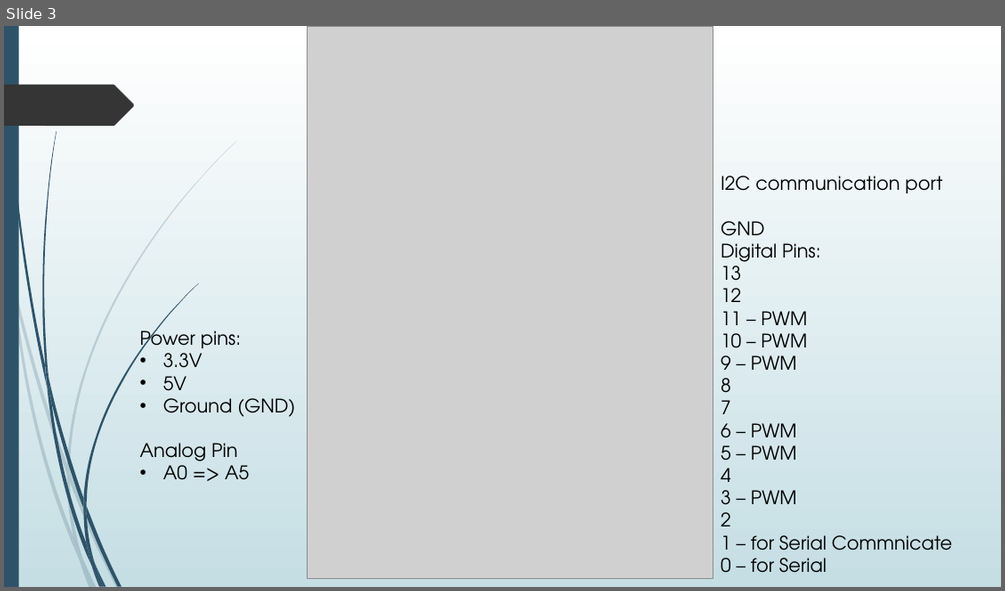
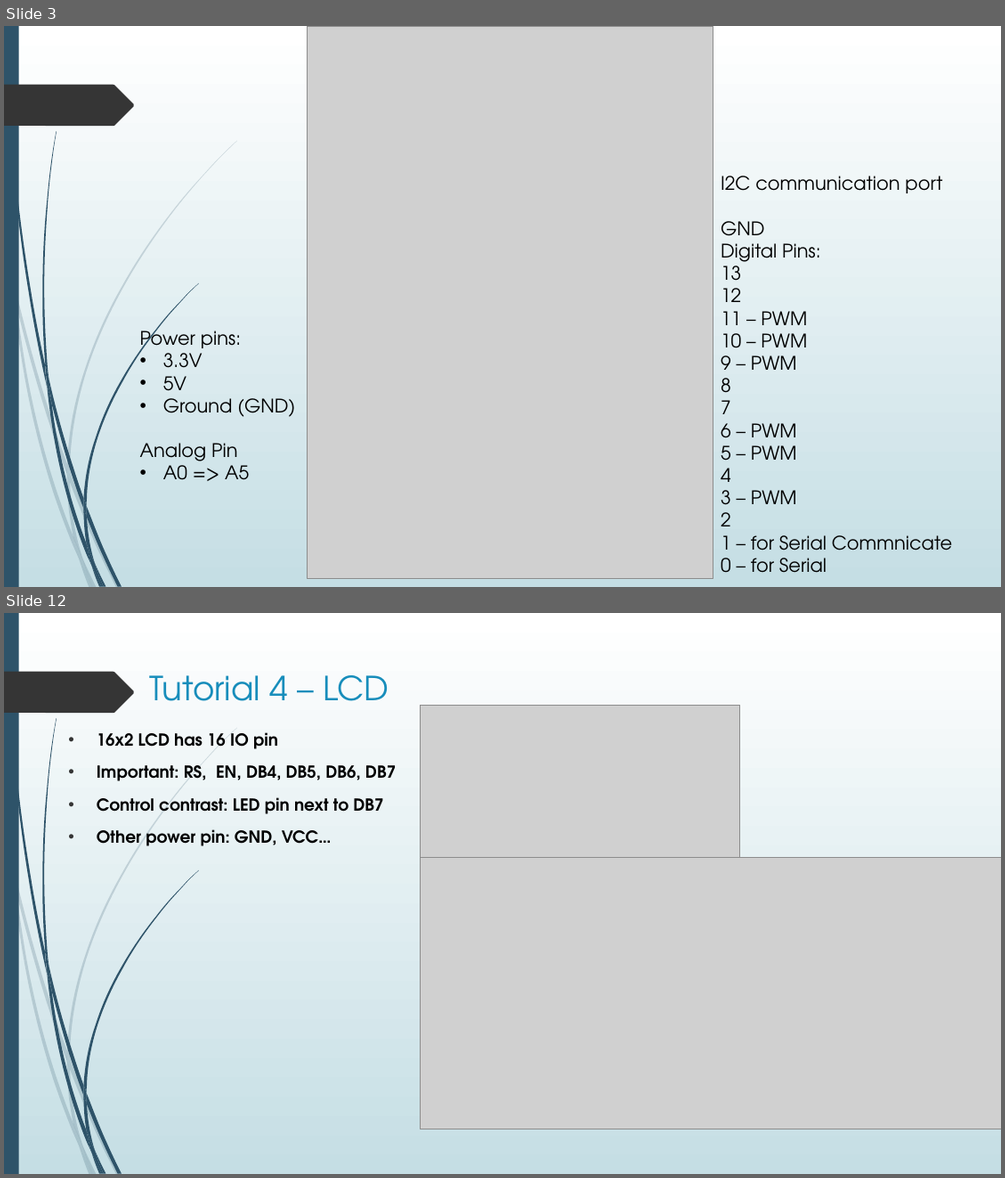
Before and after one commit to nxphi47/arduinoWSntuoss, a slide deck: Arduino_workshop.pptx. Shown one above the other, each under a label of ours: slide 3 before the commit, slides 3 and 12 after it; the slides between them are not shown. The pictures are 1005x591 and 1005x1178 pixels, drawn with LibreOffice and Linux fonts; fonts in the diff are those of the drawing; grey boxes stand for pictures. Boxes give left, top, right and bottom in pixels: in the first picture for what was removed or moved away, otherwise in the second. Text is boxed around its words. In the diff, an @@ line names an element or a change of style, - is before the commit and + after.

```diff
--- a/Arduino_workshop.pptx
+++ b/Arduino_workshop.pptx
@@ slide 12 added at [4,613,1001,1174], background gradient #FFFFFF to #C5DEE5; not listed: 24 template elements that a slide beside it also shows @@
@@ title added at [149,675,389,701], 32 pt, text #178DBB @@
+Tutorial 4 – LCD
@@ picture added at [420,705,740,858] @@
@@ text added at [97,732,396,846], 16 pt, text #000000, bold @@
+• 16x2 LCD has 16 IO pin
+• Important: RS, EN, DB4, DB5, DB6, DB7
+• Control contrast: LED pin next to DB7
+• Other power pin: GND, VCC…
@@ picture added at [420,858,1001,1129] @@
```
Also in this commit, not shown: 1 slide changed, 11 other slides added, 3 other files.
